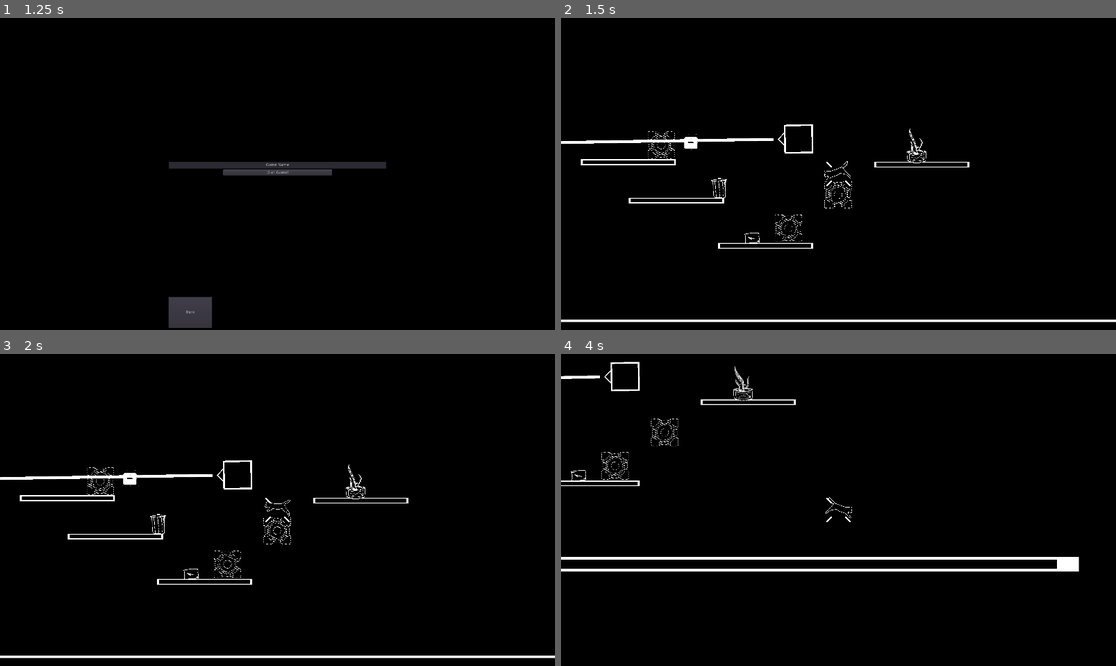
Above: before the commit, frames 1-4 (two rows, left to right).
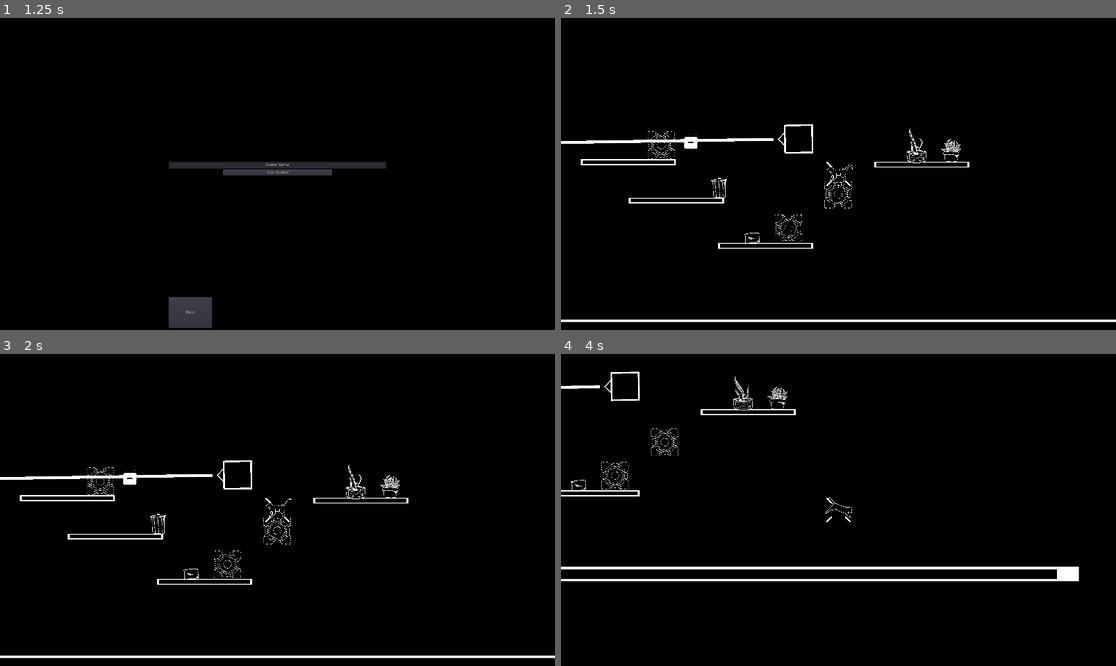
Above: after the commit, the same moments.

Repository: TeamName-FIOLTR/BWgamejam2022
Game: Godot game, scene res://scenes/UI/StartLevel.tscn
The game is run twice, just before and just after one commit, with the same random seed, the same clock (stepped at 60 frames per second) and the same inputs. The engine's default icon, where the game draws it, is replaced by a stand-in: a white triangle on a blue panel in a dark square.
Inputs:
- Up to frame 1 (1.25 s): click "New Game" at 0.5 s
- Up to frame 2 (1.5 s): click "Start Game!" at 1.25 s
- Up to frame 3 (2 s): no input
- Up to frame 4 (4 s): tap Enter at 2 s; hold D (move_right) 2.03-2.78 s; hold Space (jump) 2.03-2.78 s; hold S (move_down) 2.78-3.53 s; tap Space (jump) at 2.85, 3.02, 3.32 s; hold D (move_right) from 3.53 s (still down); hold Space (jump) from 3.53 s (still down)

Frame 1 is identical in both runs. In frame 2, 0.1% of the frame differs, in the area x 47-73%, y 38-53%; in frame 3, 0.1%; in frame 4, 4.6%, in the area x 0-94%, y 2-73%.

Commit message:
got the cat animations added in (idle, long_idle + damage), a lamp post set up and a poted plant set up

Diff:
--- a/assets/scripts/Player.gd
+++ b/assets/scripts/Player.gd
@@ -90,7 +90,7 @@
 	collision_mask = ColMath.get_color_layer_bits(color_layer) | ColMath.Layer.CONSTANT_COLLISION
 	get_parent().modulate = ColMath.get_layer_color(color_layer,layer_count)
 	get_tree().call_group("Swap Recievers", "recieve_swap", color_layer)
-
+	$AnimatedSprite.play("damage")
 #swaps to the next color layer
 func swap_next()->void:
 	print("on layer " + str(ColMath.get_layer_number(collision_mask)))
@@ -143,7 +143,6 @@
 		if abs(input_velocity.x) > 0:
 			$AnimatedSprite.play("run")
 		else:
-			print("playing idle")
 			$AnimatedSprite.play("idle")
 
 func recieve_player_death():
--- a/assets/scripts/animationTrees/cat.gd
+++ b/assets/scripts/animationTrees/cat.gd
@@ -11,12 +11,34 @@
 	match animation:
 		"idle_long":
 			stop()
+			frame = 6
+		"damage":
+			.play("idle")
+
+
+func go_to_animation(anim : String,backwords : bool)->void:
+	speed_scale = 2
+	if anim != animation: #do nothing if we get an echo
+		match anim:
+			"idle":
+				$long_idle_timer.start()
+				if animation != "idle_long":
+					.play(anim,backwords)
+			"damage":
+				speed_scale = 2.5
+				.play(anim,backwords)
+			_:
+				.play(anim,backwords)
 
 func play(anim : String="idle", backwords : bool=false)->void:
-	match anim:
-		"idle":
-			$long_idle_timer.start()
-	.play(anim,backwords)
-
+	if anim == "damage":
+		print("damage!")
+	match animation:
+		"damage":
+			pass #we ONLY change out of damage after it finishes playing
+		_:
+			if anim == "damage":
+				print("playing damage animation")
+			go_to_animation(anim,backwords) #we change out of every other animation as we would expect
 func _on_long_idle_timer_timeout():
 	play("idle_long")
--- a/assets/shaders/swap_hatch.gdshader
+++ b/assets/shaders/swap_hatch.gdshader
@@ -12,6 +12,9 @@
 uniform float hatch_angle = 3.05;
 uniform float snap_threshhold_front = 0.165;
 uniform float snap_threshhold_back = 0.165;
+
+
+uniform float outline_width;
 float distance_squared(vec4 a,vec4 b) {
 	return (a.r - b.r)*(a.r-b.r) + (a.g-b.g)*(a.g-b.g) + (a.b-b.b)*(a.b-b.b);
 }
@@ -56,4 +59,24 @@
 		}
 	COLOR.a = original_color.a;
 	}
+	else {
+		vec2 uv_left = UV+vec2(1,0)*outline_width;
+	    vec2 uv_right = UV+vec2(-1,0)*outline_width;
+	    vec2 uv_up = UV+vec2(0,1)*outline_width;
+	    vec2 uv_down = UV+vec2(0,-1)*outline_width;
+
+	    float alpha_left = texture(TEXTURE,uv_left).a;
+	    float alpha_right = texture(TEXTURE,uv_right).a;
+	    float alpha_up = texture(TEXTURE,uv_up).a;
+	    float alpha_down = texture(TEXTURE,uv_down).a;
+
+	    vec4 main_image_colors = COLOR.rgba;
+
+	    COLOR.a = min(alpha_left+alpha_right+alpha_down+alpha_up,1.0);
+	    COLOR.rgb = background_out.rgb;
+
+		if (original_color.a > outline_width) {
+			COLOR.a = 0.0;
+		}
+	}
 }
--- a/scenes/art/CatSprite.tscn
+++ b/scenes/art/CatSprite.tscn
@@ -23,6 +23,19 @@
 [ext_resource path="res://assets/art/cat/damage/0001.png" type="Texture" id=21]
 [ext_resource path="res://assets/art/cat/walkAnimation/0008.png" type="Texture" id=22]
 [ext_resource path="res://assets/art/cat/idle/0002.png0007.png" type="Texture" id=23]
+[ext_resource path="res://assets/art/cat/standing_idel/0006.png" type="Texture" id=24]
+[ext_resource path="res://assets/art/cat/standing_idel/0008.png" type="Texture" id=25]
+[ext_resource path="res://assets/art/cat/standing_idel/0003.png" type="Texture" id=26]
+[ext_resource path="res://assets/art/cat/standing_idel/0004.png" type="Texture" id=27]
+[ext_resource path="res://assets/art/cat/fast_idle/0002.png0006.png" type="Texture" id=28]
+[ext_resource path="res://assets/art/cat/standing_idel/0005.png" type="Texture" id=29]
+[ext_resource path="res://assets/art/cat/fast_idle/0002.png0004.png" type="Texture" id=30]
+[ext_resource path="res://assets/art/cat/fast_idle/0002.png0002.png" type="Texture" id=31]
+[ext_resource path="res://assets/art/cat/fast_idle/0002.png0005.png" type="Texture" id=32]
+[ext_resource path="res://assets/art/cat/fast_idle/0002.png0003.png" type="Texture" id=33]
+[ext_resource path="res://assets/art/cat/fast_idle/0002.png0007.png" type="Texture" id=34]
+[ext_resource path="res://assets/art/cat/fast_idle/0002.png0001.png" type="Texture" id=35]
+[ext_resource path="res://assets/art/cat/standing_idel/0007.png" type="Texture" id=36]
 
 [sub_resource type="ShaderMaterial" id=7]
 resource_local_to_scene = true
@@ -39,9 +52,19 @@
 
 [sub_resource type="SpriteFrames" id=6]
 animations = [ {
-"frames": [ ExtResource( 5 ), ExtResource( 20 ), ExtResource( 14 ) ],
+"frames": [ ExtResource( 26 ), ExtResource( 27 ), ExtResource( 29 ), ExtResource( 24 ), ExtResource( 36 ), ExtResource( 25 ) ],
 "loop": true,
-"name": "jump",
+"name": "idle",
+"speed": 5.0
+}, {
+"frames": [ ExtResource( 8 ), ExtResource( 9 ), ExtResource( 16 ), ExtResource( 13 ), ExtResource( 17 ), ExtResource( 15 ), ExtResource( 23 ) ],
+"loop": true,
+"name": "idle_long",
+"speed": 5.0
+}, {
+"frames": [ ExtResource( 35 ), ExtResource( 31 ), ExtResource( 33 ), ExtResource( 30 ), ExtResource( 32 ), ExtResource( 28 ), ExtResource( 34 ) ],
+"loop": true,
+"name": "idle_fast",
 "speed": 5.0
 }, {
 "frames": [ ExtResource( 21 ), ExtResource( 1 ), ExtResource( 2 ) ],
@@ -49,14 +72,14 @@
 "name": "damage",
 "speed": 5.0
 }, {
+"frames": [ ExtResource( 5 ), ExtResource( 20 ), ExtResource( 14 ) ],
+"loop": true,
+"name": "jump",
+"speed": 5.0
+}, {
 "frames": [ ExtResource( 12 ), ExtResource( 6 ), ExtResource( 11 ), ExtResource( 18 ), ExtResource( 4 ), ExtResource( 10 ), ExtResource( 19 ), ExtResource( 22 ) ],
 "loop": true,
 "name": "run",
-"speed": 5.0
-}, {
-"frames": [ ExtResource( 8 ), ExtResource( 9 ), ExtResource( 16 ), ExtResource( 13 ), ExtResource( 17 ), ExtResource( 15 ), ExtResource( 23 ) ],
-"loop": true,
-"name": "idle_long",
 "speed": 5.0
 } ]
 
@@ -65,13 +88,15 @@
 position = Vector2( -1, 3 )
 scale = Vector2( 0.1, 0.1 )
 frames = SubResource( 6 )
-animation = "idle_long"
-frame = 5
+animation = "damage"
+frame = 2
 speed_scale = 2.0
 playing = true
 script = ExtResource( 7 )
 
 [node name="long_idle_timer" type="Timer" parent="."]
+wait_time = 30.0
+one_shot = true
 
 [connection signal="animation_finished" from="." to="." method="_on_AnimatedSprite_animation_finished"]
 [connection signal="timeout" from="long_idle_timer" to="." method="_on_long_idle_timer_timeout"]
--- /dev/null
+++ b/scenes/art/LampSprite.tscn
@@ -0,0 +1,23 @@
+[gd_scene load_steps=4 format=2]
+
+[ext_resource path="res://assets/art/lamp.png" type="Texture" id=1]
+[ext_resource path="res://assets/shaders/hatch.gdshader" type="Shader" id=2]
+
+[sub_resource type="ShaderMaterial" id=1]
+resource_local_to_scene = true
+shader = ExtResource( 2 )
+shader_param/forground_in = Color( 1, 1, 1, 1 )
+shader_param/background_in = Color( 0, 0, 0, 1 )
+shader_param/forground_out = Color( 0, 0, 0, 1 )
+shader_param/background_out = Color( 1, 1, 1, 1 )
+shader_param/line_count = 100.0
+shader_param/line_width = 0.006
+shader_param/hatch_angle = 3.05
+shader_param/snap_threshhold_front = 0.165
+shader_param/snap_threshhold_back = 0.165
+
+[node name="Lamp" type="Sprite"]
+material = SubResource( 1 )
+position = Vector2( 7, -232 )
+scale = Vector2( 0.5, 0.5 )
+texture = ExtResource( 1 )
--- a/scenes/entities/player/Player.tscn
+++ b/scenes/entities/player/Player.tscn
@@ -413,7 +413,7 @@
 
 [node name="AnimatedSprite" parent="." instance=ExtResource( 2 )]
 material = SubResource( 6 )
-frame = 1
+frame = 0
 
 [node name="CollisionShape2D" type="CollisionShape2D" parent="."]
 position = Vector2( 0, 8 )
--- /dev/null
+++ b/scenes/enviroments/pottedPlant.tscn
@@ -0,0 +1,38 @@
+[gd_scene load_steps=6 format=2]
+
+[ext_resource path="res://assets/shaders/swap_hatch.gdshader" type="Shader" id=1]
+[ext_resource path="res://assets/art/background_assets/plants/shaded_pot_plant.png" type="Texture" id=2]
+[ext_resource path="res://assets/scripts/enviroment/Basic Swap Box.gd" type="Script" id=3]
+
+[sub_resource type="ShaderMaterial" id=2]
+shader = ExtResource( 1 )
+shader_param/swapped = false
+shader_param/forground_in = Color( 1, 1, 1, 1 )
+shader_param/background_in = Color( 0, 0, 0, 1 )
+shader_param/forground_out = Color( 0, 0, 0, 1 )
+shader_param/background_out = Color( 1, 1, 1, 1 )
+shader_param/line_count = 100.0
+shader_param/line_width = 0.001
+shader_param/hatch_angle = 3.05
+shader_param/snap_threshhold_front = 1.828
+shader_param/snap_threshhold_back = 0.155
+shader_param/outline_width = 0.009
+
+[sub_resource type="RectangleShape2D" id=1]
+extents = Vector2( 19, 15.75 )
+
+[node name="pottedPlant" type="StaticBody2D"]
+collision_layer = 0
+collision_mask = 0
+script = ExtResource( 3 )
+invert_bits = false
+
+[node name="Sprite" type="Sprite" parent="."]
+material = SubResource( 2 )
+position = Vector2( 2, -33 )
+scale = Vector2( 0.1, 0.1 )
+texture = ExtResource( 2 )
+
+[node name="CollisionShape2D" type="CollisionShape2D" parent="."]
+position = Vector2( 0, -19.25 )
+shape = SubResource( 1 )
--- a/scenes/levels/level1.tscn
+++ b/scenes/levels/level1.tscn
@@ -9,6 +9,7 @@
 [ext_resource path="res://scenes/pickups/Tuna.tscn" type="PackedScene" id=7]
 [ext_resource path="res://scenes/enviroments/trashcan.tscn" type="PackedScene" id=8]
 [ext_resource path="res://scenes/enviroments/cityBox.tscn" type="PackedScene" id=9]
+[ext_resource path="res://scenes/enviroments/pottedPlant.tscn" type="PackedScene" id=10]
 
 [sub_resource type="RectangleShape2D" id=1]
 
@@ -228,6 +229,11 @@
 position = Vector2( 1304, 301 )
 scale = Vector2( 1, 1 )
 
+[node name="pottedPlant" parent="fadeMixer" instance=ExtResource( 10 )]
+position = Vector2( 1422, 319 )
+collision_layer = 5
+invert_bits = true
+
 [node name="FadePlayer" type="AnimationPlayer" parent="."]
 anims/RESET = SubResource( 10 )
 anims/fade = SubResource( 11 )
Binary file added: assets/art/background_assets/plants/0001.png
Binary file added: assets/art/background_assets/plants/0002.png
Binary file added: assets/art/background_assets/plants/shaded_pot_plant.png
Binary file added: assets/art/cat/fast_idle/0002.png0001.png
Binary file added: assets/art/cat/fast_idle/0002.png0002.png
Binary file added: assets/art/cat/fast_idle/0002.png0003.png
Binary file added: assets/art/cat/fast_idle/0002.png0004.png
Binary file added: assets/art/cat/fast_idle/0002.png0005.png
Binary file added: assets/art/cat/fast_idle/0002.png0006.png
Binary file added: assets/art/cat/fast_idle/0002.png0007.png
Binary file added: assets/art/cat/standing_idel/0003.png
Binary file added: assets/art/cat/standing_idel/0004.png
(and 8 more such lines)
